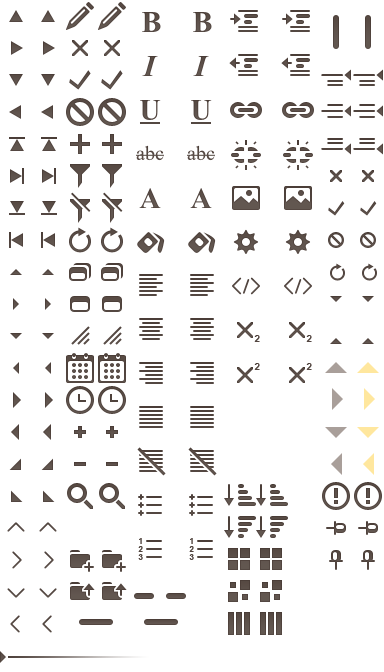
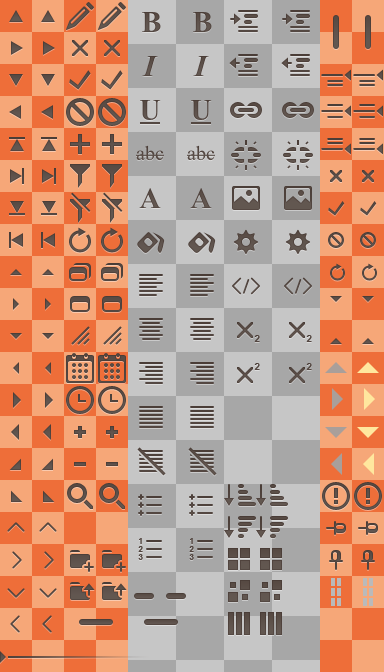
Layers edited between the first and the second (384, 672) image:
added layer "toolbar drag hover" in group "Widgets 2 copy" over (363, 578, 373, 606)
added layer "toolbar drag" in group "Widgets 2" over (331, 578, 341, 606)
showed "Layer 5 copy" over (224, 0, 320, 672)
showed "Layer 5" over (128, 0, 224, 672)
showed "Layer 4" over (0, 0, 384, 672)
